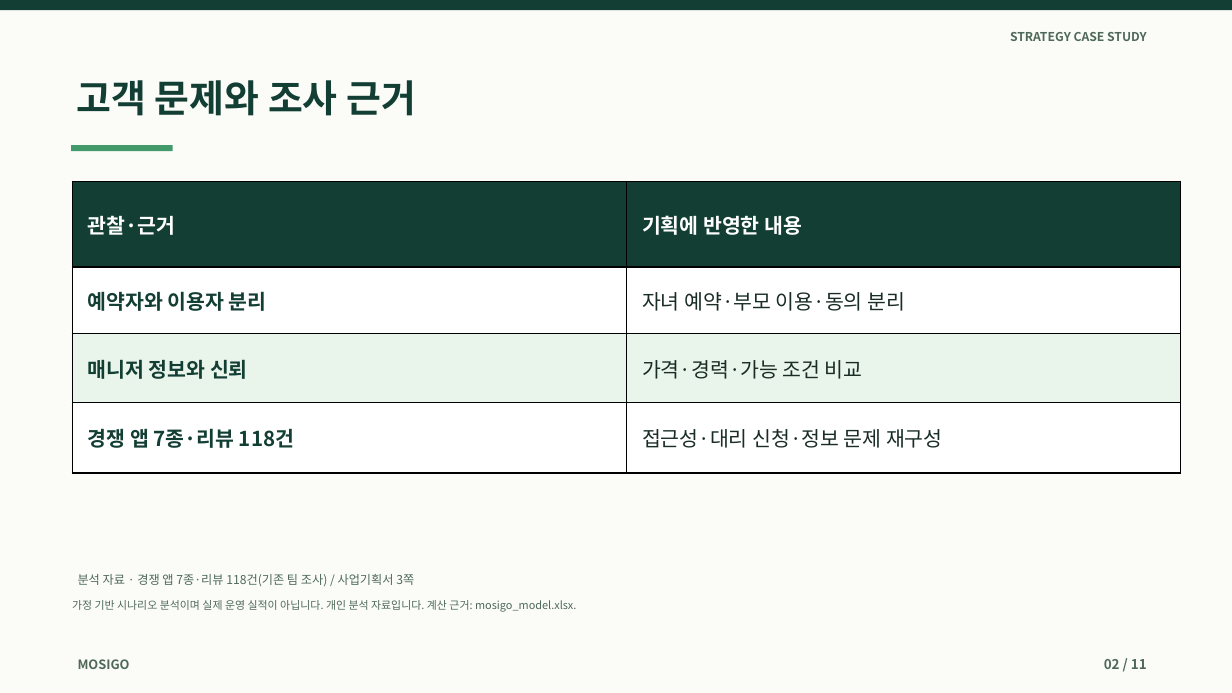
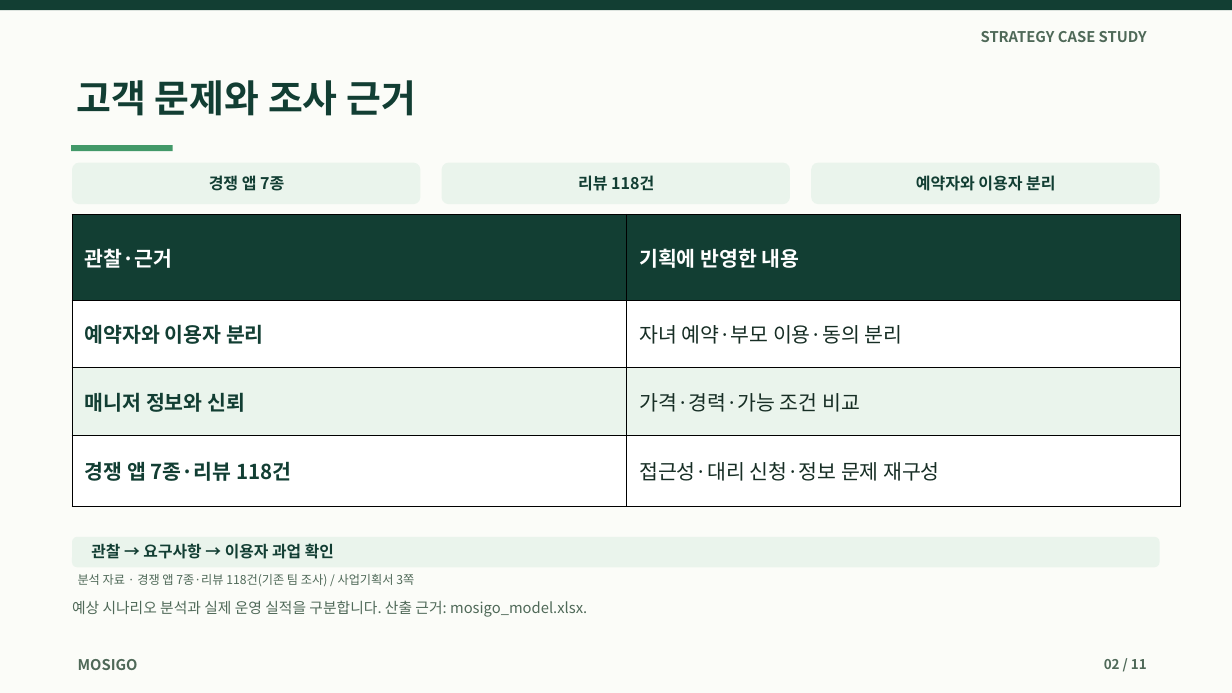
Before and after one commit to dohyunkimmm/mosigo-case-study, a slide deck: slide 2 of downloads/mosigo_report.pptx. Drawn at 1232x693 pixels with LibreOffice and Linux fonts; fonts in the diff are those of the drawing. Boxes give left, top, right and bottom in pixels: in the first picture for what was removed or moved away, otherwise in the second. Text is boxed around its words. In the diff, an @@ line names an element or a change of style, - is before the commit and + after.

Commit message:
design: modernize MOSIGO 11-slide editable presentation and scenario labels

```diff
--- a/downloads/mosigo_report.pptx
+++ b/downloads/mosigo_report.pptx
@@ text "STRATEGY CASE STUDY" at (981, 31, 1147, 42): size 9.5 to 11.5 pt @@
@@ rounded rectangle added at (72, 163, 421, 204), fill #EAF4EC @@
@@ text added at (209, 175, 284, 191), 12.5 pt, text #123E33, bold @@
+경쟁 앱 7종
@@ rounded rectangle added at (442, 163, 790, 204), fill #EAF4EC @@
@@ text added at (578, 175, 654, 191), 12.5 pt, text #123E33, bold @@
+리뷰 118건
@@ rounded rectangle added at (811, 163, 1160, 204), fill #EAF4EC @@
@@ text added at (916, 175, 1055, 191), 12.5 pt, text #123E33, bold @@
+예약자와 이용자 분리
@@ table at (72, 214, 1181, 493) @@
@@ fill #E9F4EB to #EAF4EC in row 3 @@
@@ text colour #192C25 to #172E25 in "자녀 예약·부모 이용·동의 분리", "가격·경력·가능 조건 비교", "접근성·대리 신청·정보 문제 재구성" @@
@@ table: place and size @@
-table at (72, 181, 1181, 473)
+table at (72, 214, 1181, 493)
@@ rounded rectangle added at (72, 537, 1160, 567), fill #EAF4EC @@
@@ text added at (91, 543, 334, 559), 12.3 pt, text #123E33, bold @@
+관찰 → 요구사항 → 이용자 과업 확인
@@ text at (72, 600, 587, 617): text changed; size 8.5 to 11.5 pt @@
-가정 기반 시나리오 분석이며 실제 운영 실적이 아닙니다. 개인 분석 자료입니다. 계산 근거: mosigo_model.xlsx.
+예상 시나리오 분석과 실제 운영 실적을 구분합니다. 산출 근거: mosigo_model.xlsx.
@@ text "MOSIGO" at (78, 659, 138, 670): size 10 to 11.5 pt @@
```
Also in this commit, not shown: 10 other slides changed.
